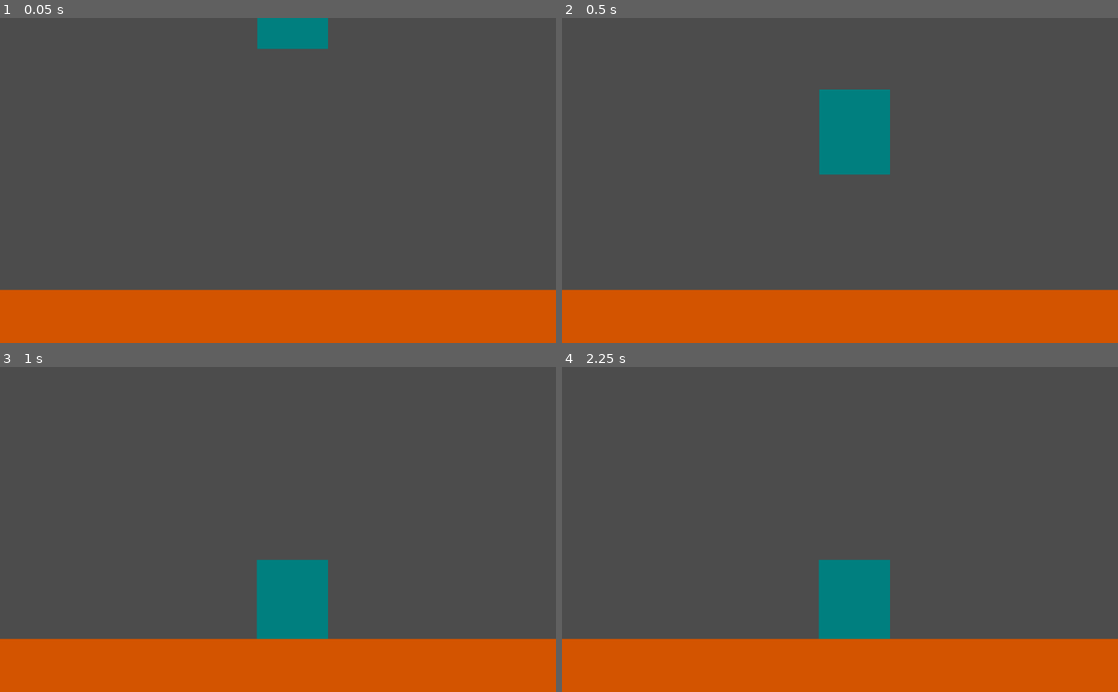
Above: before the commit, frames 1-4 (two rows, left to right).
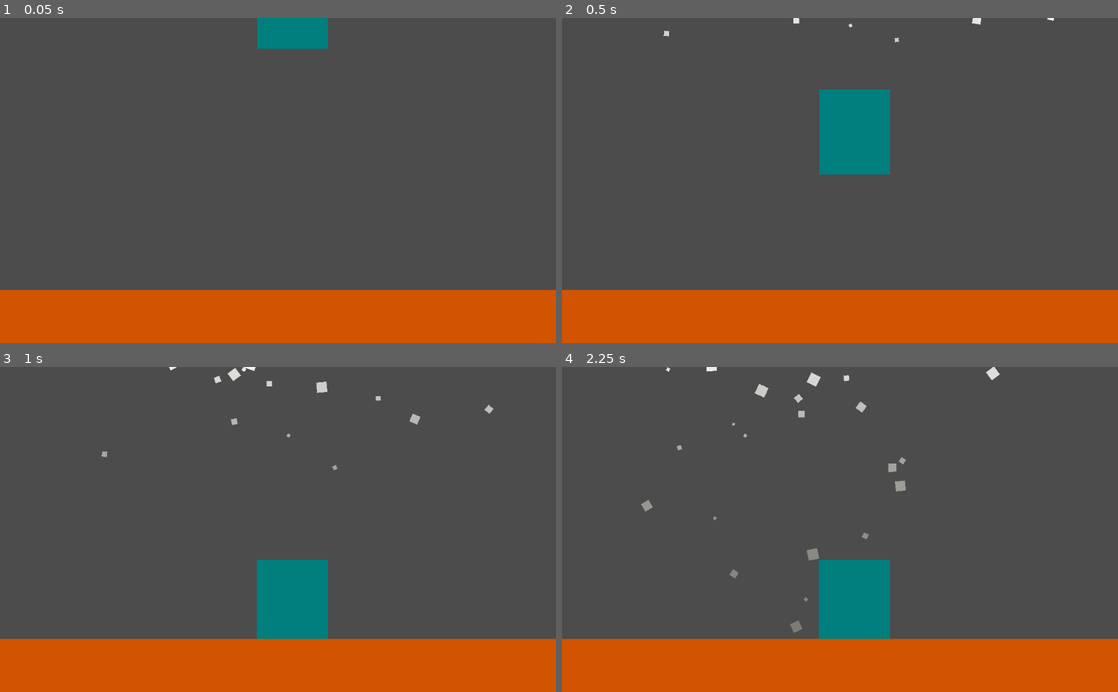
Above: after the commit, the same moments.

Repository: Bipinoli/godot_adventure
Game: Godot game, scene res://scenes/world.tscn
Two runs of this game, one before a commit and one after it. Both use one fixed random seed, a clock stepped at 60 frames per second and the inputs below.
Inputs:
- Up to frame 1 (0.05 s): no input
- Up to frame 2 (0.5 s): no input
- Up to frame 3 (1 s): no input
- Up to frame 4 (2.25 s): no input

Frame 1 is identical in both runs. In frame 2, less than 0.1% of the frame differs, in the area x 18-89%, y 0-8%; in frame 3, 0.3%; in frame 4, 0.7%, in the area x 14-79%, y 0-82%.

Commit message:
snowfall effect

Diff:
--- /dev/null
+++ b/second/scenes/snow_fall.tscn
@@ -0,0 +1,38 @@
+[gd_scene load_steps=6 format=2]
+
+[sub_resource type="Curve" id=1]
+min_value = -360.0
+max_value = 360.0
+_data = [ Vector2( 0.0189873, 234 ), 0.0, 0.0, 0, 0, Vector2( 1, 1 ), 0.0, 0.0, 0, 0 ]
+
+[sub_resource type="CurveTexture" id=2]
+curve = SubResource( 1 )
+
+[sub_resource type="Gradient" id=3]
+offsets = PoolRealArray( 0, 0.990323 )
+colors = PoolColorArray( 1, 1, 1, 1, 0.588235, 0.572549, 0.505882, 0.392157 )
+
+[sub_resource type="GradientTexture" id=4]
+gradient = SubResource( 3 )
+
+[sub_resource type="ParticlesMaterial" id=5]
+emission_shape = 2
+emission_box_extents = Vector3( 100, 0, 1 )
+flag_disable_z = true
+gravity = Vector3( 0, 98, 0 )
+angular_velocity_random = 1.0
+angular_velocity_curve = SubResource( 2 )
+orbit_velocity = 0.0
+orbit_velocity_random = 0.0
+scale = 5.0
+scale_random = 1.0
+color_ramp = SubResource( 4 )
+
+[node name="snow_fall" type="Node2D"]
+
+[node name="Particles2D" type="Particles2D" parent="."]
+scale = Vector2( 4, 4 )
+amount = 30
+lifetime = 2.0
+randomness = 1.0
+process_material = SubResource( 5 )
--- a/second/scenes/world.tscn
+++ b/second/scenes/world.tscn
@@ -1,7 +1,8 @@
-[gd_scene load_steps=3 format=2]
+[gd_scene load_steps=4 format=2]
 
 [ext_resource path="res://scenes/player.tscn" type="PackedScene" id=1]
 [ext_resource path="res://scenes/ground.tscn" type="PackedScene" id=2]
+[ext_resource path="res://scenes/snow_fall.tscn" type="PackedScene" id=3]
 
 [node name="world" type="Node2D"]
 
@@ -12,3 +13,7 @@
 [node name="ground" parent="." instance=ExtResource( 2 )]
 position = Vector2( 545.244, 558.836 )
 rotation = 1.5708
+
+[node name="snow_fall" parent="." instance=ExtResource( 3 )]
+position = Vector2( 551.391, -6.84955 )
+z_index = -1
Not shown, added: second/sprites/snow.png.import
